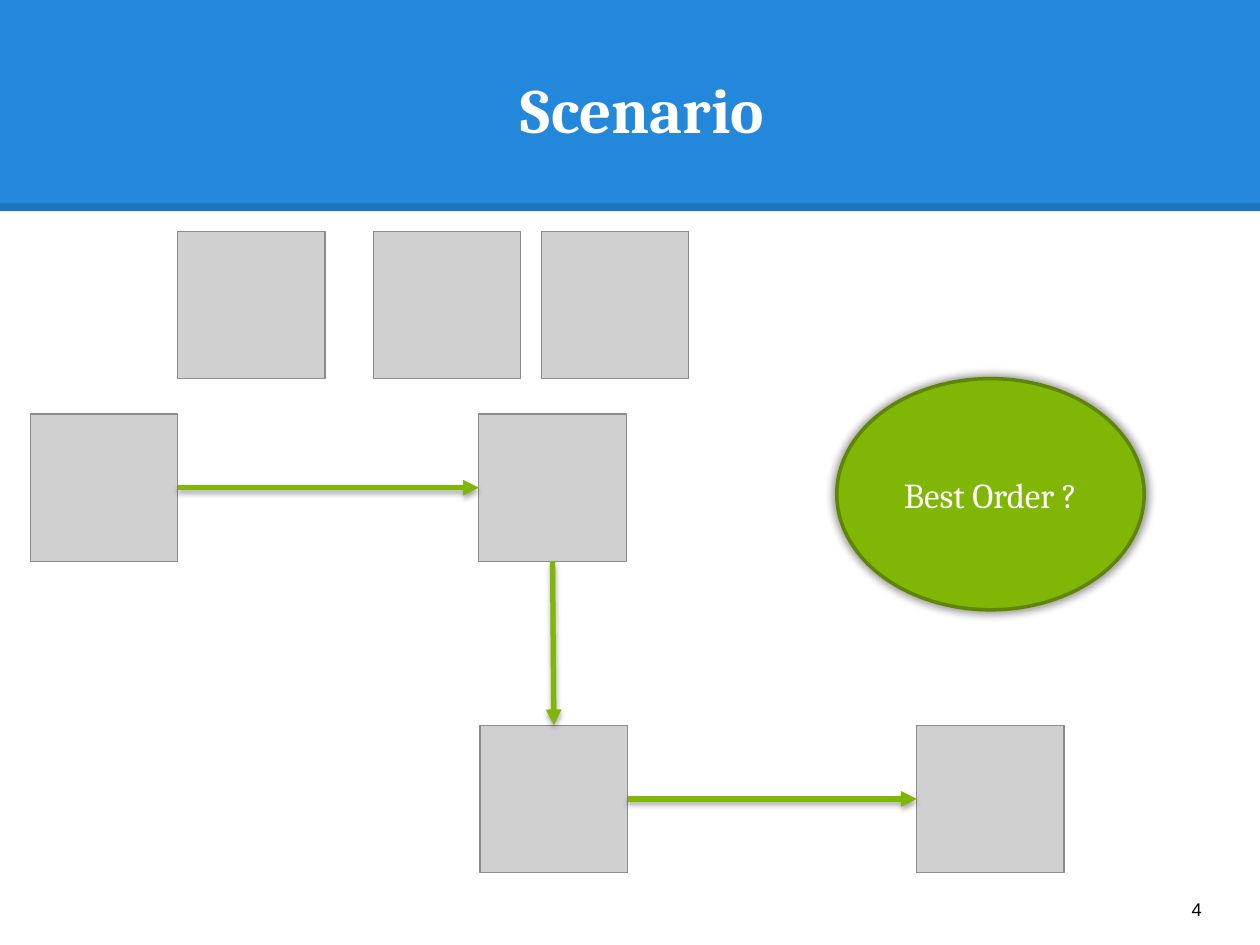
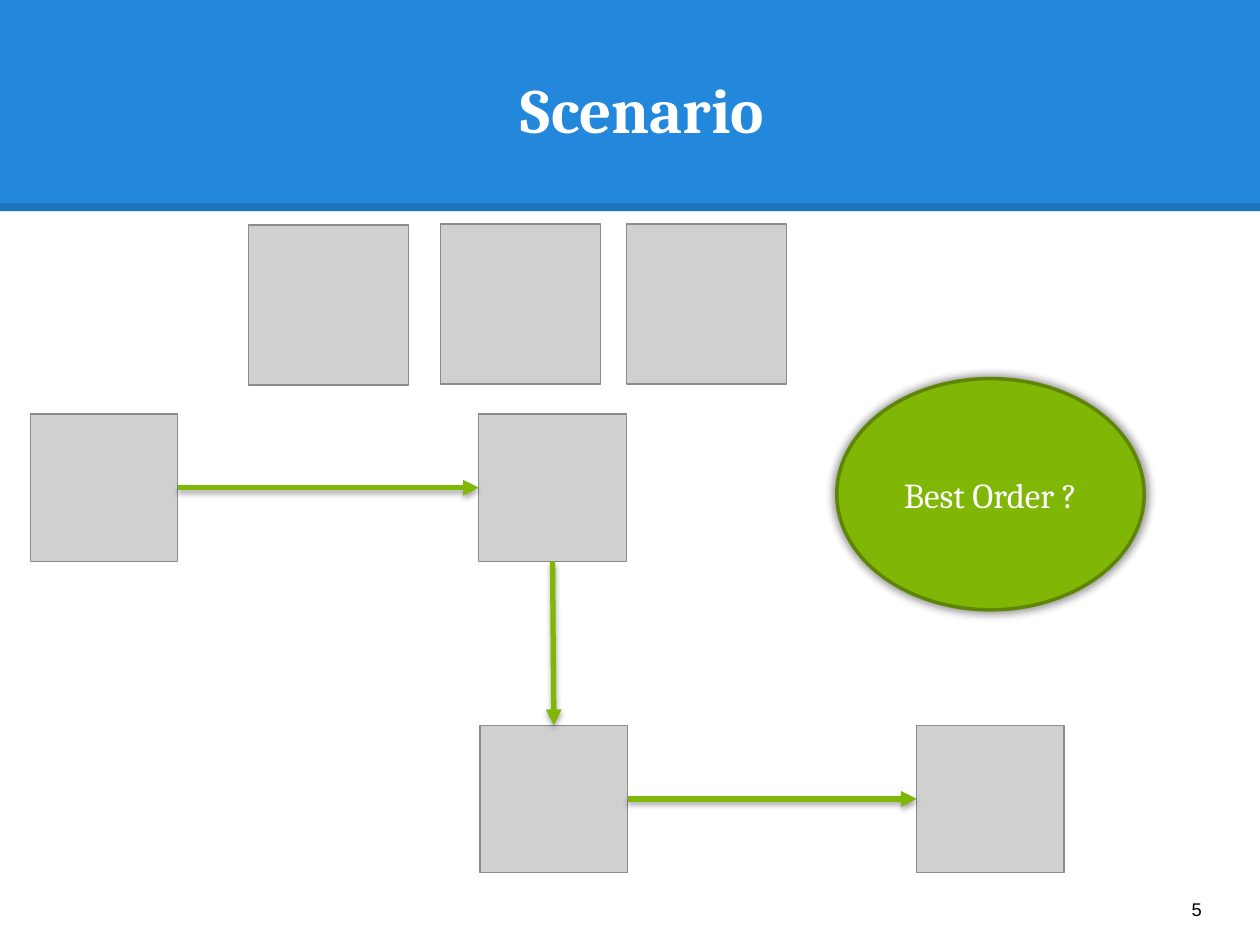
Before and after one commit to hqt/street-router, a slide deck: slide 5 of Document/presentation/search_motorbike.pptx (slide 4 before the commit). Drawn at 1260x945 pixels with LibreOffice and Linux fonts; fonts in the diff are those of the drawing; grey boxes stand for pictures. Boxes give left, top, right and bottom in pixels: in the first picture for what was removed or moved away, otherwise in the second. Text is boxed around its words. In the diff, an @@ line names an element or a change of style, - is before the commit and + after.

```diff
--- a/Document/presentation/search_motorbike.pptx
+++ b/Document/presentation/search_motorbike.pptx
@@ picture removed at box(178, 231, 325, 378) @@
@@ picture: place and size @@
-picture at box(542, 231, 689, 378)
+picture at box(248, 226, 408, 386)
@@ picture removed at box(373, 231, 520, 378) @@
@@ picture added at box(440, 224, 600, 384) @@
@@ picture added at box(626, 224, 786, 384) @@
@@ page number at box(1192, 903, 1202, 916): text changed @@
-4
+5
```
Also in this commit, not shown: 1 other slide changed, 3 slides added, 2 slides removed.
